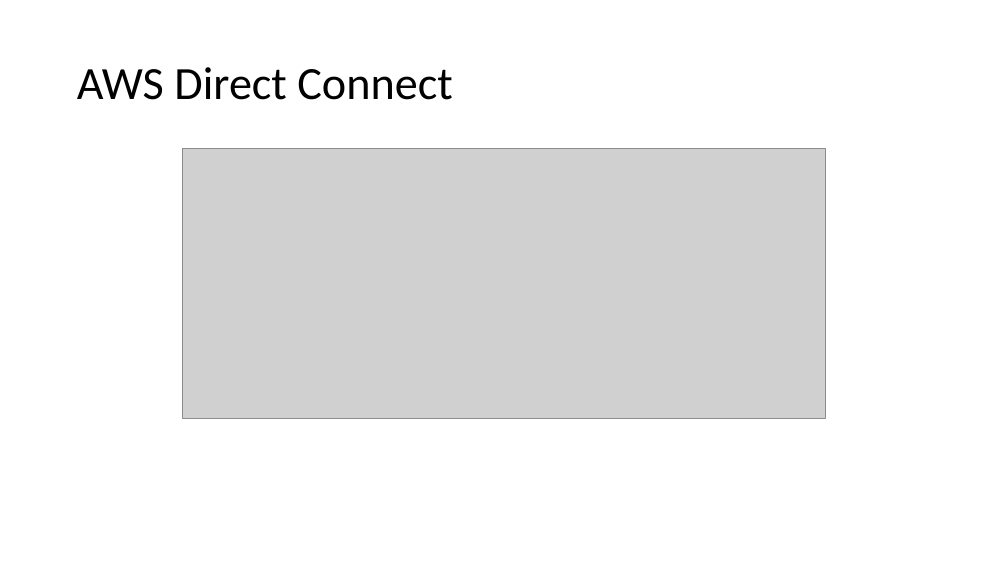
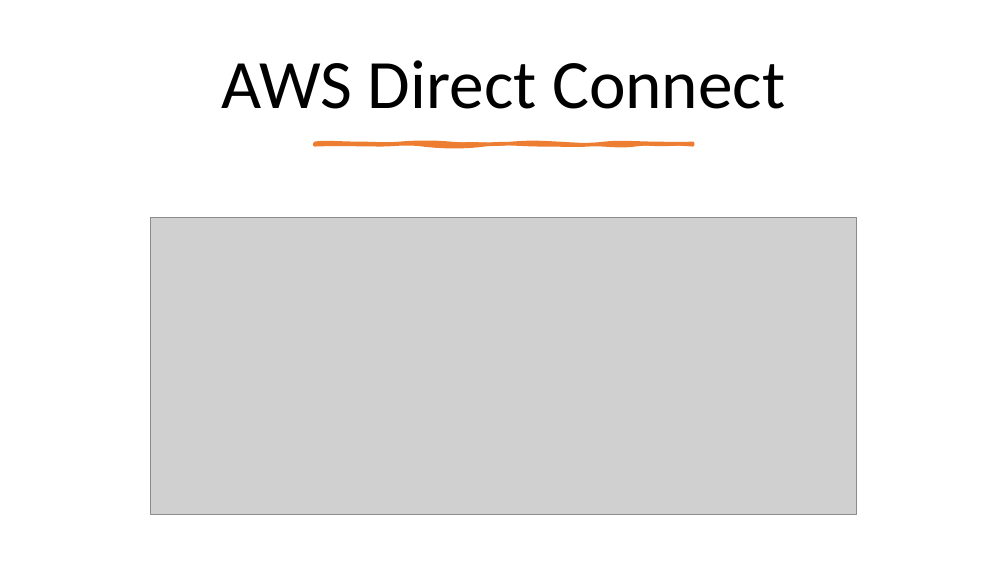
Before and after one commit to IlyaChakun/aws-iba-courses, a slide deck: slide 3 of lecture-materials/Network&ContentDelivery/vpc/direct-connect.pptx (slide 2 before the commit). Drawn at 1008x567 pixels with LibreOffice and Linux fonts; fonts in the diff are those of the drawing; grey boxes stand for pictures. Boxes give left, top, right and bottom in pixels: in the first picture for what was removed or moved away, otherwise in the second. Text is boxed around its words. In the diff, an @@ line names an element or a change of style, - is before the commit and + after.

```diff
--- a/lecture-materials/Network&ContentDelivery/vpc/direct-connect.pptx
+++ b/lecture-materials/Network&ContentDelivery/vpc/direct-connect.pptx
@@ title "AWS Direct Connect": place and size @@
-title "AWS Direct Connect" at [77,67,452,100]
+title "AWS Direct Connect" at [222,60,785,109]
@@ title "AWS Direct Connect" at [222,60,785,109]: size 44 to 66 pt; alignment left to centre @@
@@ freeform shape added at [315,144,693,145], fill #ED7D31, outline #ED7D31 3.25 pt @@
@@ picture: place and size @@
-picture at [183,149,826,419]
+picture at [151,218,858,514]
```
Also in this commit, not shown: 4 other slides changed, 7 slides added, 3 slides removed, 9 other files.
